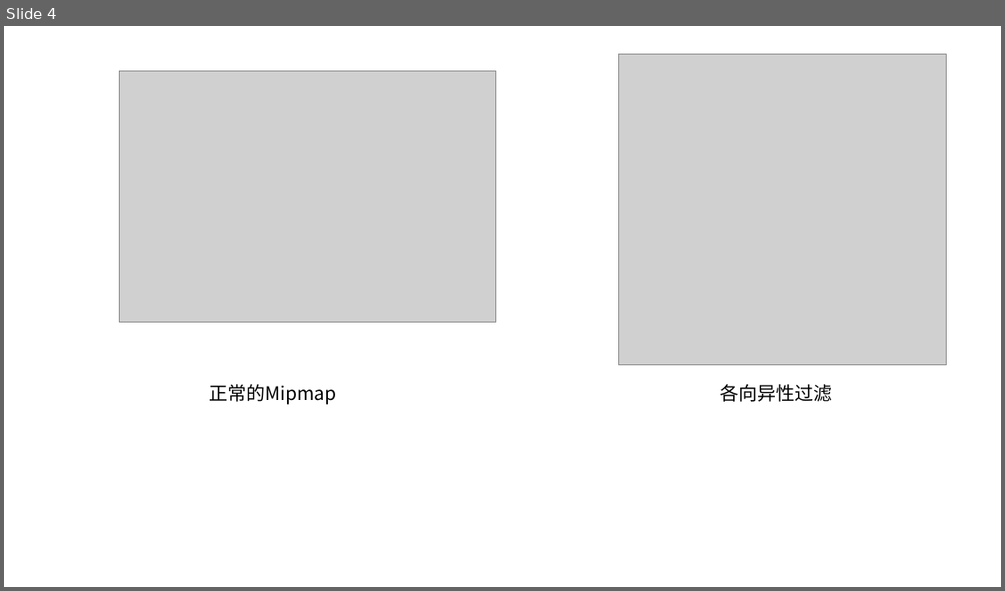
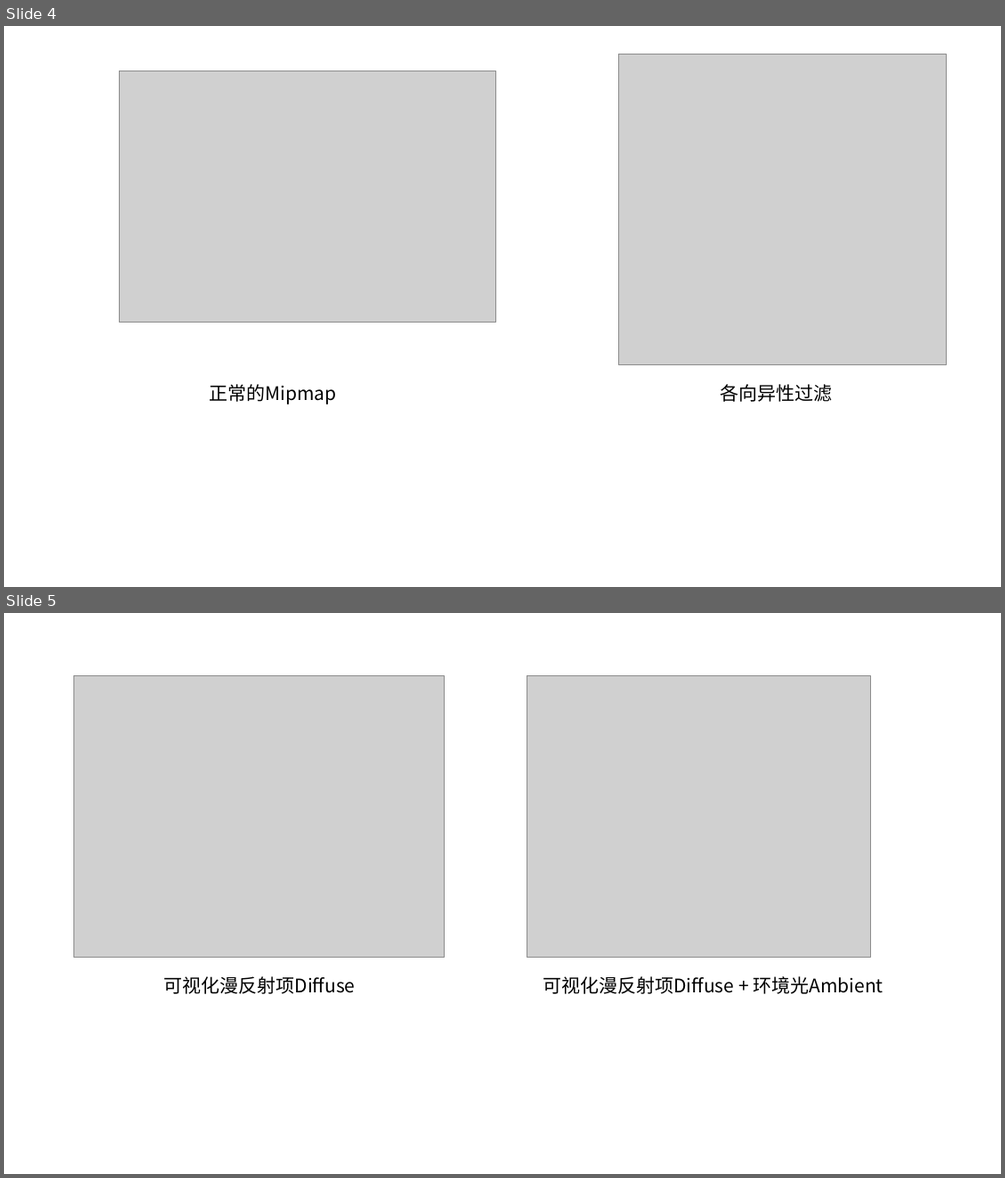
Before and after one commit to YYHHOrganization/PrepareForWorkNotes, a slide deck: 计算机图形学/图形学教程/Leson_9.pptx. Shown one above the other, each under a label of ours: slide 4 before the commit, slides 4 and 5 after it. The pictures are 1005x591 and 1005x1178 pixels, drawn with LibreOffice and Linux fonts; fonts in the diff are those of the drawing; grey boxes stand for pictures. Boxes give left, top, right and bottom in pixels: in the first picture for what was removed or moved away, otherwise in the second. Text is boxed around its words. In the diff, an @@ line names an element or a change of style, - is before the commit and + after.

```diff
--- a/计算机图形学/图形学教程/Leson_9.pptx
+++ b/计算机图形学/图形学教程/Leson_9.pptx
@@ slide 5 added at <box>4,613,1001,1174</box>, background #FFFFFF @@
@@ picture added at <box>73,676,445,957</box> @@
@@ picture added at <box>526,676,871,957</box> @@
@@ text added at <box>164,976,356,994</box>, 18 pt, text #000000 @@
+可视化漫反射项Diffuse
@@ text added at <box>542,976,882,994</box>, 18 pt, text #000000 @@
+可视化漫反射项Diffuse + 环境光Ambient
```
Also in this commit, not shown: 1 other slide added, 16 other files.
